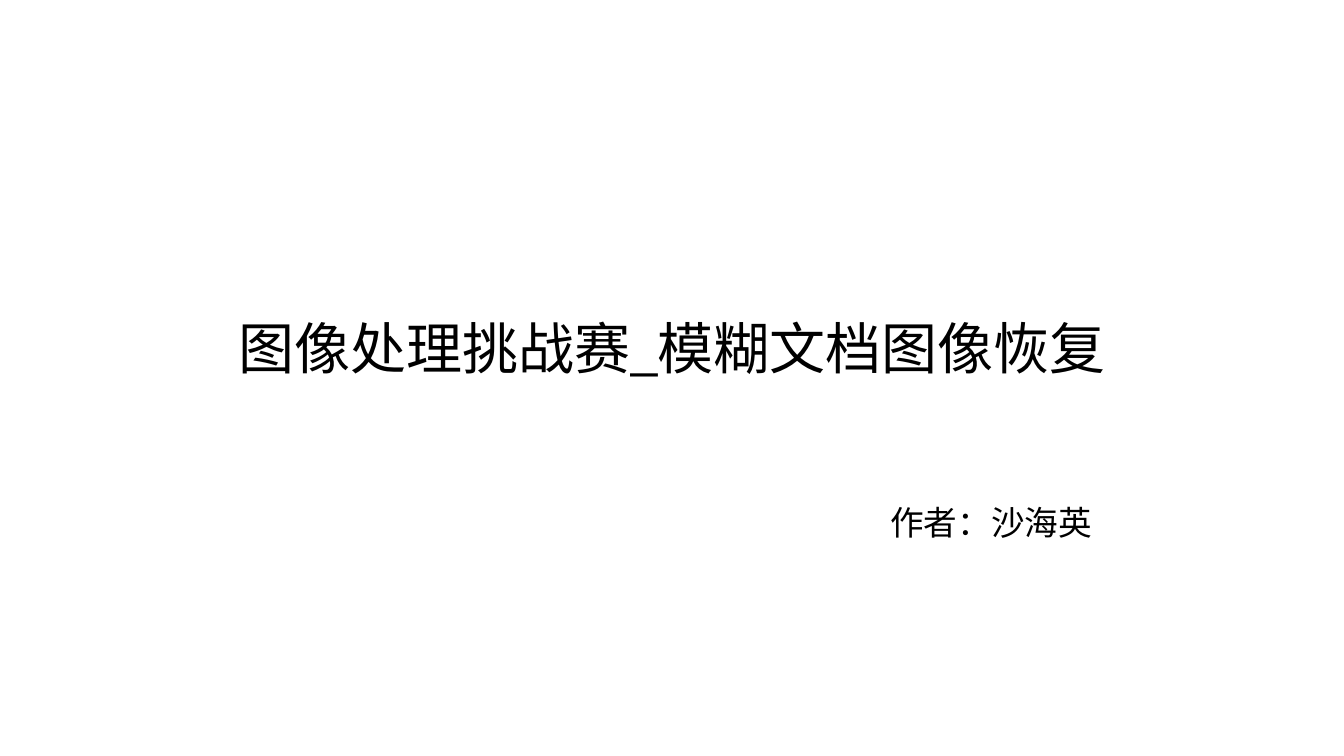
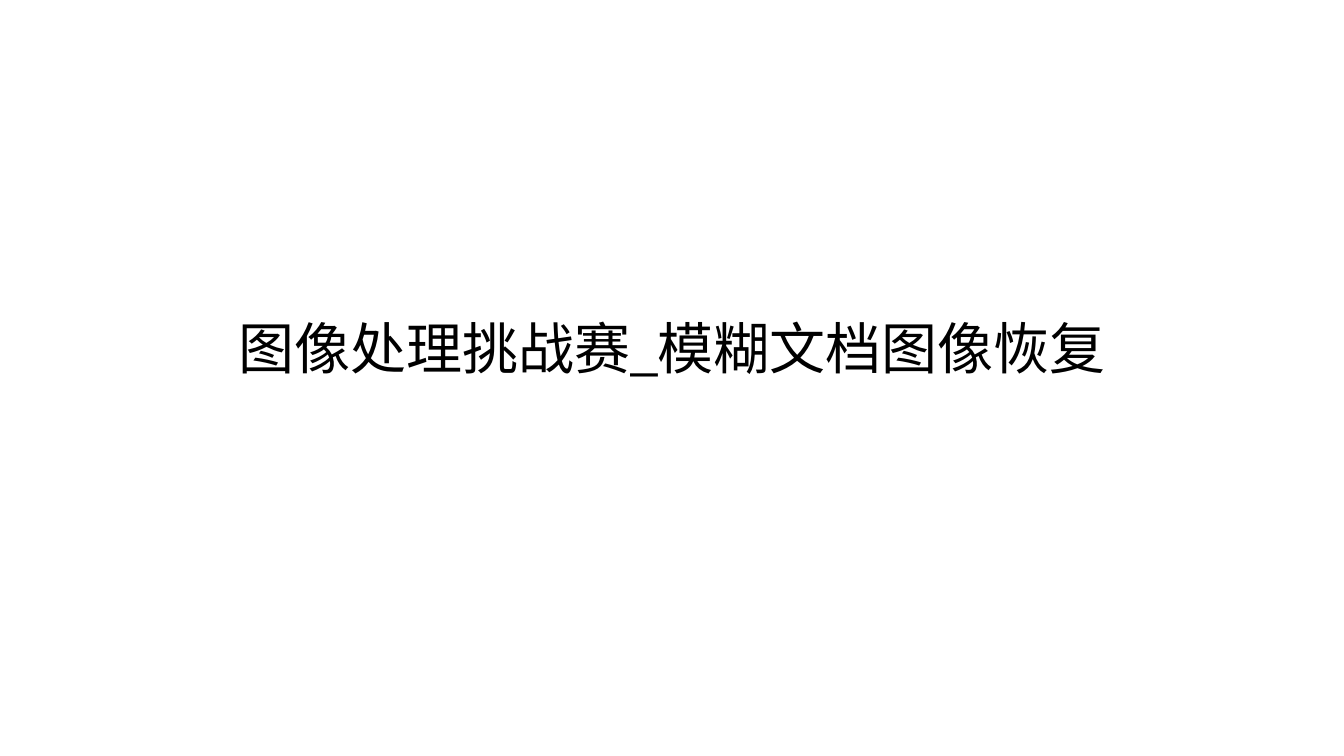
Before and after one commit to Shybert-AI/Blurred_Document_Image_Recovery_MIRNetV2, a slide deck: slide 1 of 图像处理挑战赛_模糊文档图像恢复.pptx. Drawn at 1344x756 pixels with LibreOffice and Linux fonts; fonts in the diff are those of the drawing. Boxes give left, top, right and bottom in pixels: in the first picture for what was removed or moved away, otherwise in the second. Text is boxed around its words. In the diff, an @@ line names an element or a change of style, - is before the commit and + after.

```diff
--- a/图像处理挑战赛_模糊文档图像恢复.pptx
+++ b/图像处理挑战赛_模糊文档图像恢复.pptx
@@ subtitle removed at bbox=[890, 506, 1092, 538] @@
-作者：沙海英
```
Also in this commit, not shown: 1 other file.
